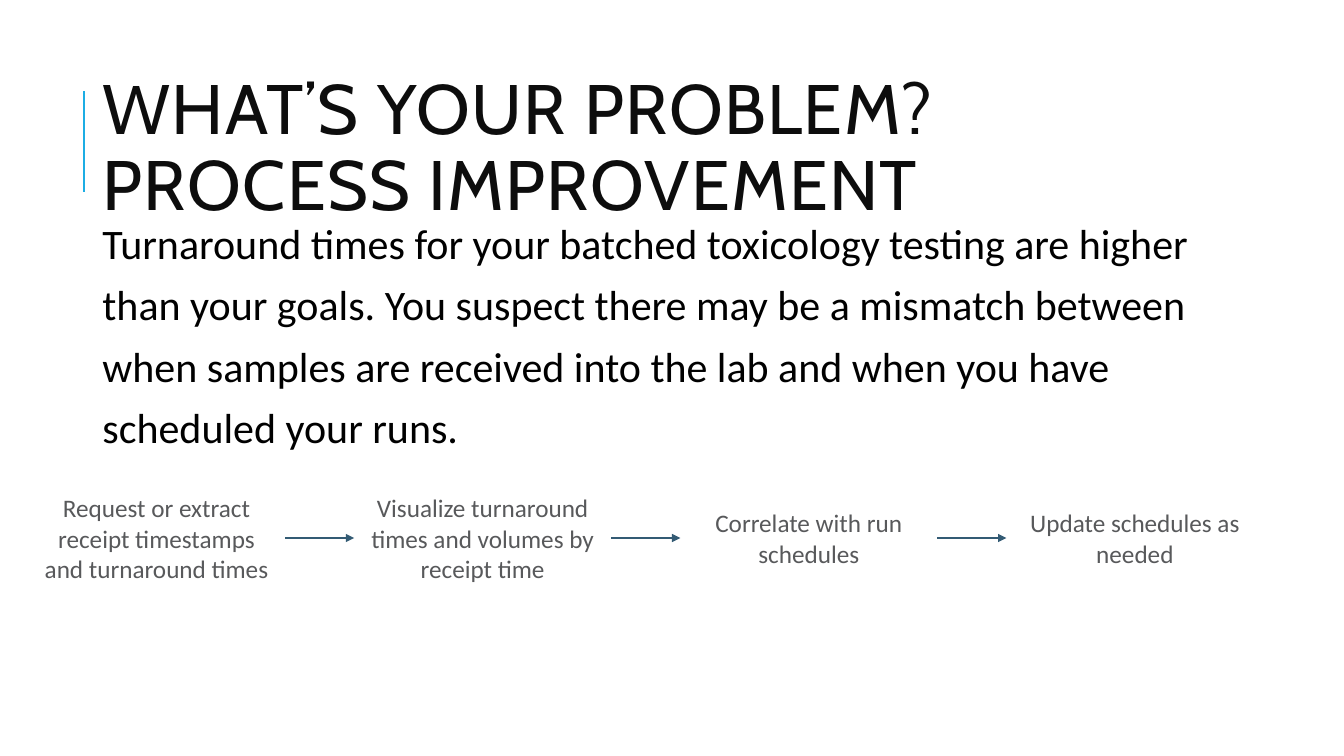
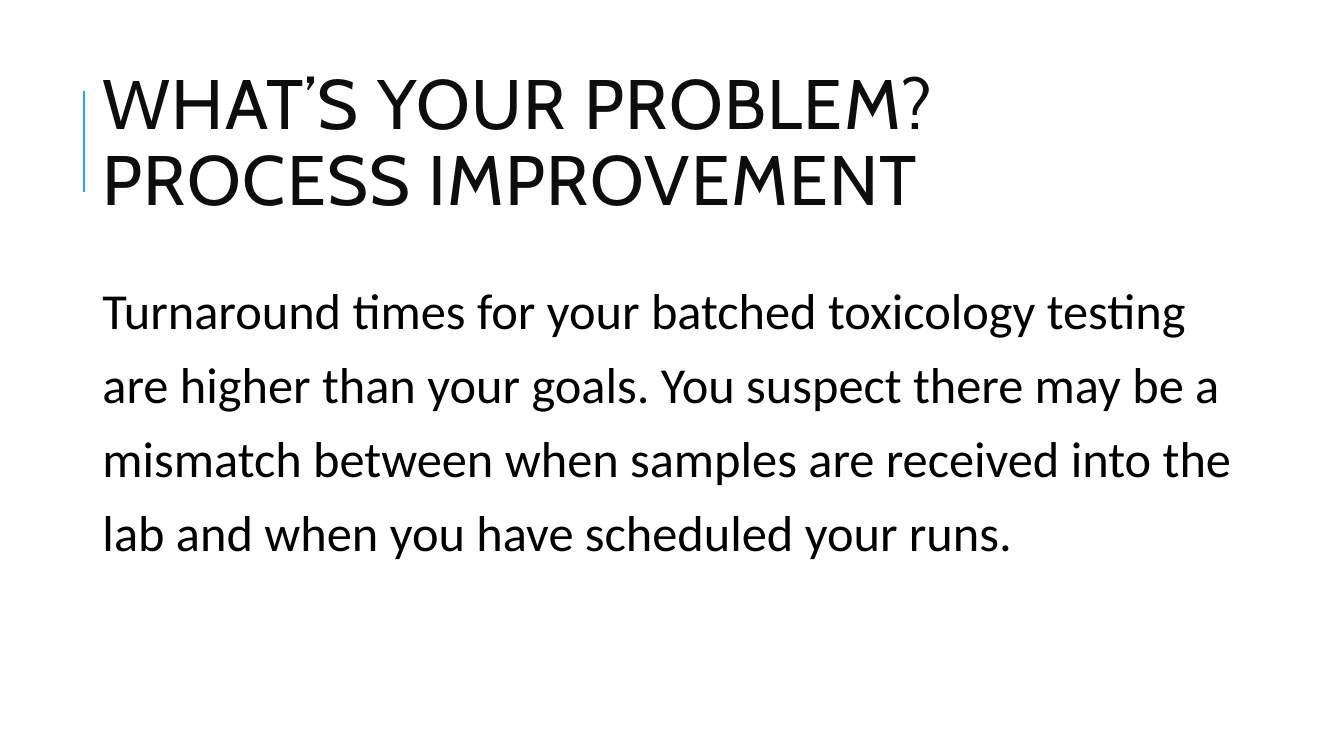
Before and after one commit to pcmathias/MSACL-data-literacy, a slide deck: slide 68 of presentations/DS 100 - Data Literacy and Management Basics.pptx (slide 62 before the commit). Drawn at 1344x756 pixels with LibreOffice and Linux fonts; fonts in the diff are those of the drawing; background and template pictures are left out. Boxes give left, top, right and bottom in pixels: in the first picture for what was removed or moved away, otherwise in the second. Text is boxed around its words. In the diff, an @@ line names an element or a change of style, - is before the commit and + after.

```diff
--- a/presentations/DS 100 - Data Literacy and Management Basics.pptx
+++ b/presentations/DS 100 - Data Literacy and Management Basics.pptx
@@ title "WHAT’S YOUR PROBLEM? PROCESS IMPROVEMENT": place and size @@
-title "WHAT’S YOUR PROBLEM? PROCESS IMPROVEMENT" at bbox=[102, 81, 932, 211]
+title "WHAT’S YOUR PROBLEM? PROCESS IMPROVEMENT" at bbox=[102, 76, 932, 206]
@@ text "Turnaround times for your batched ...": place and size @@
-text "Turnaround times for your batched ..." at bbox=[102, 230, 1188, 450]
+text "Turnaround times for your batched ..." at bbox=[102, 294, 1231, 559]
@@ text "Turnaround times for your batched ..." at bbox=[102, 294, 1231, 559]: size 30 to 36 pt @@
@@ text removed at bbox=[45, 501, 269, 578] @@
-Request or extract receipt timestamps and turnaround times
@@ text removed at bbox=[371, 499, 593, 582] @@
-Visualize turnaround times and volumes by receipt time
@@ arrow removed from (285, 538) to (354, 538) @@
@@ arrow removed from (611, 538) to (681, 538) @@
@@ text removed at bbox=[715, 514, 902, 563] @@
-Correlate with run schedules
@@ arrow removed from (938, 538) to (1006, 538) @@
@@ text removed at bbox=[1030, 514, 1239, 563] @@
-Update schedules as needed
```
Also in this commit, not shown: 13 other slides changed, 10 slides added.
